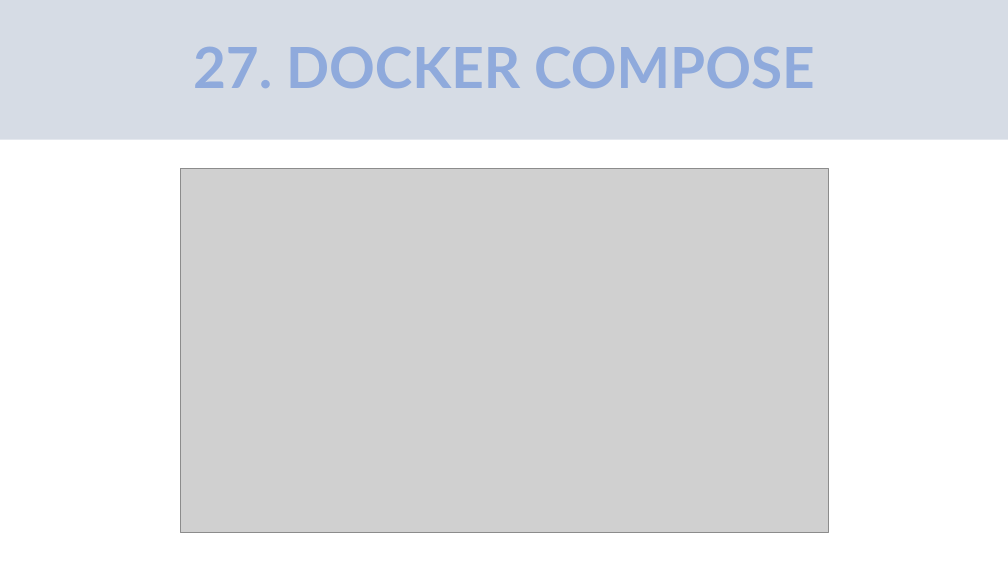
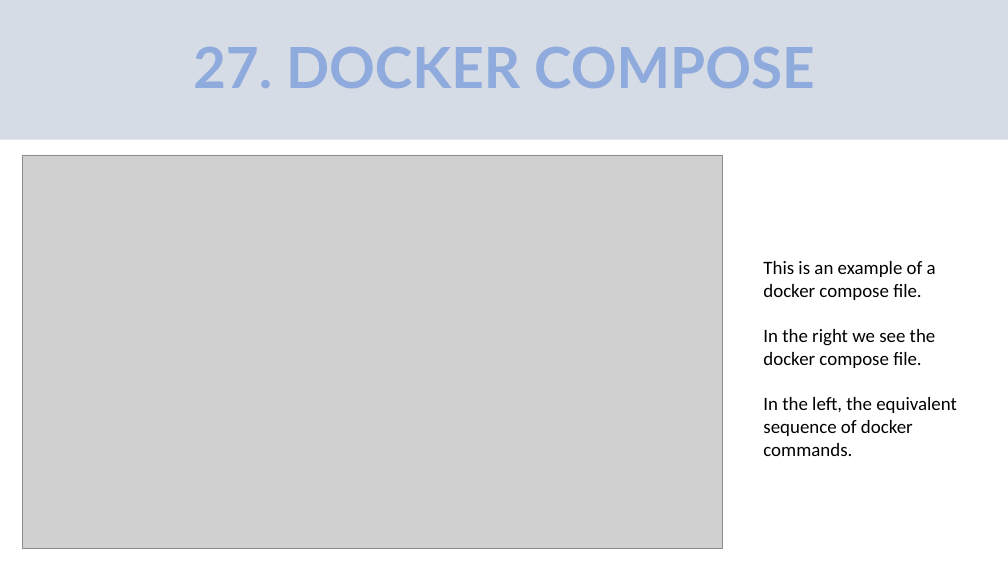
Before and after one commit to oriolordi/Docker_Commands_and_Notes, a slide deck: slide 49 of DOCKER Commands and Notes.pptx. Drawn at 1008x567 pixels with LibreOffice and Linux fonts; fonts in the diff are those of the drawing; grey boxes stand for pictures. Boxes give left, top, right and bottom in pixels: in the first picture for what was removed or moved away, otherwise in the second. Text is boxed around its words. In the diff, an @@ line names an element or a change of style, - is before the commit and + after.

Commit message:
Corrected a few things in the docker-compose slides

```diff
--- a/DOCKER Commands and Notes.pptx
+++ b/DOCKER Commands and Notes.pptx
@@ picture: place and size @@
-picture at [180,168,828,532]
+picture at [23,155,723,548]
@@ text added at [763,261,957,456], 18 pt, text #000000 @@
+This is an example of a docker compose file.
+In the right we see the docker compose file.
+In the left, the equivalent sequence of docker commands.
```
Also in this commit, not shown: 3 other slides changed.
